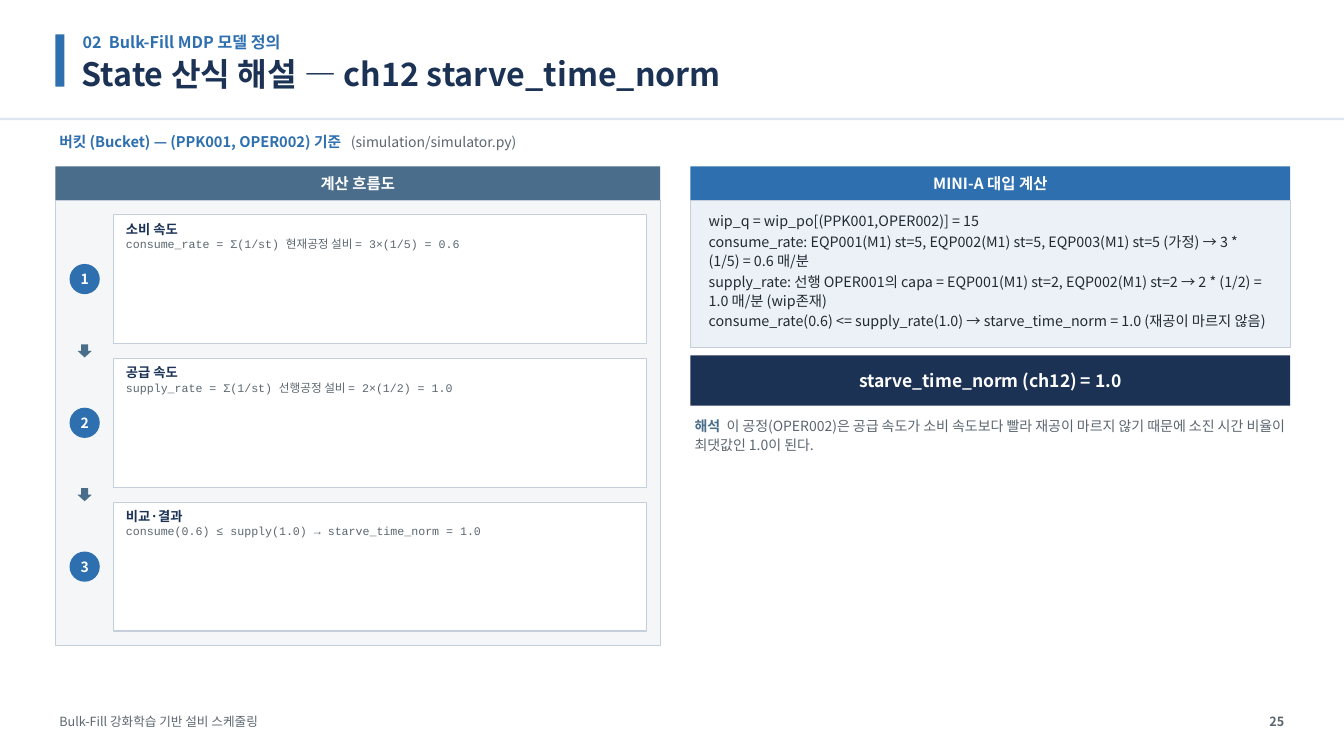
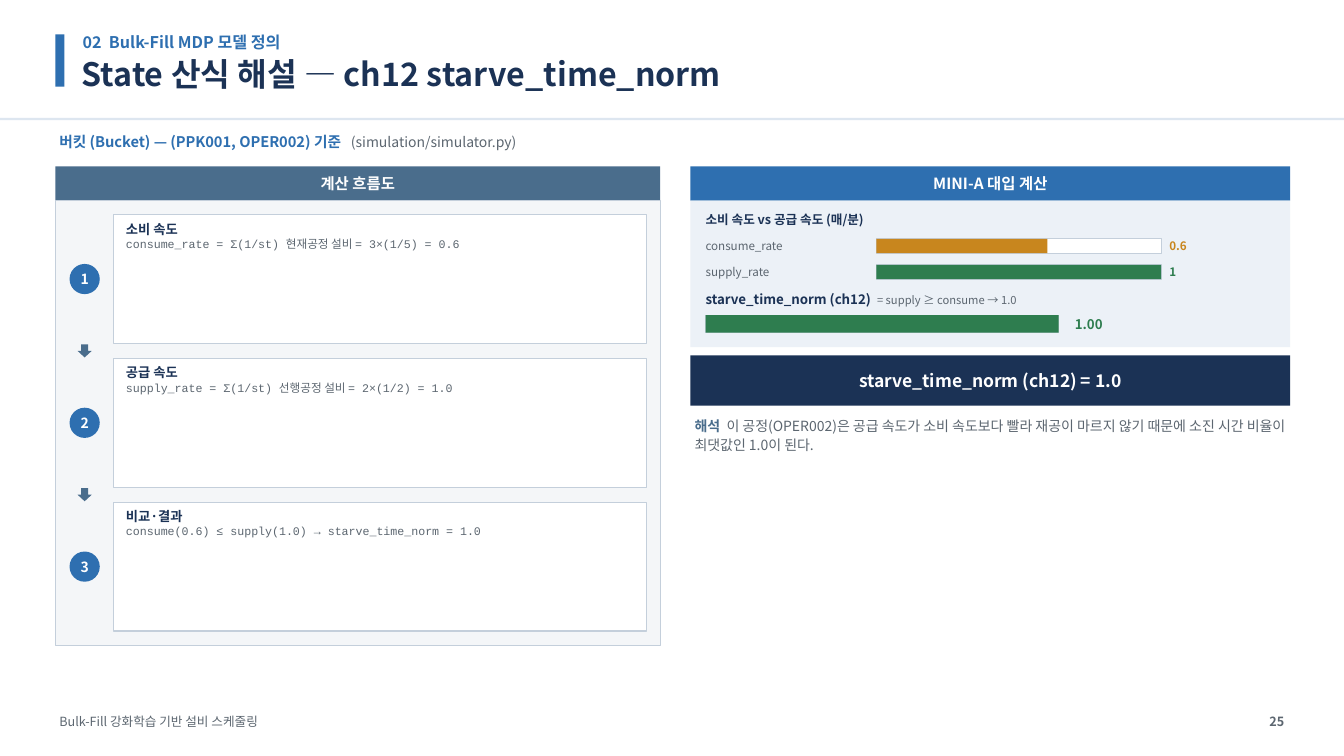
Before and after one commit to relighting123/pjt_scheduling, a slide deck: slide 25 of docs/스케줄링_발표자료.pptx. Drawn at 1344x756 pixels with LibreOffice and Linux fonts; fonts in the diff are those of the drawing. Boxes give left, top, right and bottom in pixels: in the first picture for what was removed or moved away, otherwise in the second. Text is boxed around its words. In the diff, an @@ line names an element or a change of style, - is before the commit and + after.

```diff
--- a/docs/스케줄링_발표자료.pptx
+++ b/docs/스케줄링_발표자료.pptx
@@ rectangle at [691,201,1291,348]: outline #C4CFDB 0.75 pt to none @@
@@ text added at [706,213,864,227], 9 pt, text #1B3255, bold @@
+소비 속도 vs 공급 속도 (매/분)
@@ text removed at [709,214,1266,330] @@
-wip_q = wip_po[(PPK001,OPER002)] = 15
-consume_rate: EQP001(M1) st=5, EQP002(M1) st=5, EQP003(M1) st=5 (가정) → 3 * (1/5) = 0.6 매/분
-supply_rate: 선행 OPER001의 capa = EQP001(M1) st=2, EQP002(M1) st=2 → 2 * (1/2) = 1.0 매/분 (wip존재)
-consume_rate(0.6) <= supply_rate(1.0) → starve_time_norm = 1.0 (재공이 마르지 않음)
@@ rectangle added at [877,239,1163,253], fill #FFFFFF, outline #C4CFDB 0.75 pt @@
@@ rectangle added at [877,239,1049,253], fill #C8861E @@
@@ text added at [706,242,783,252], 8.3 pt, text #5C6670 @@
+consume_rate
@@ text added at [706,267,770,279], 8.3 pt, text #5C6670 @@
+supply_rate
@@ rectangle added at [877,265,1163,279], fill #FFFFFF, outline #C4CFDB 0.75 pt @@
@@ rectangle added at [877,265,1163,279], fill #2E7D4F @@
@@ text added at [1169,241,1186,250], 8.3 pt, text #C8861E, bold @@
+0.6
@@ text added at [1169,267,1176,276], 8.3 pt, text #2E7D4F, bold @@
+1
@@ text added at [706,293,1017,307], 9.5 pt, text #1B3255, bold @@
+starve_time_norm (ch12) = supply ≥ consume → 1.0
@@ rectangle added at [706,316,1059,333], fill #FFFFFF, outline #C4CFDB 0.75 pt @@
@@ rectangle added at [706,316,1059,333], fill #2E7D4F @@
@@ text added at [1075,319,1103,329], 9.5 pt, text #2E7D4F, bold @@
+1.00
```
Also in this commit, not shown: 14 other slides changed.
